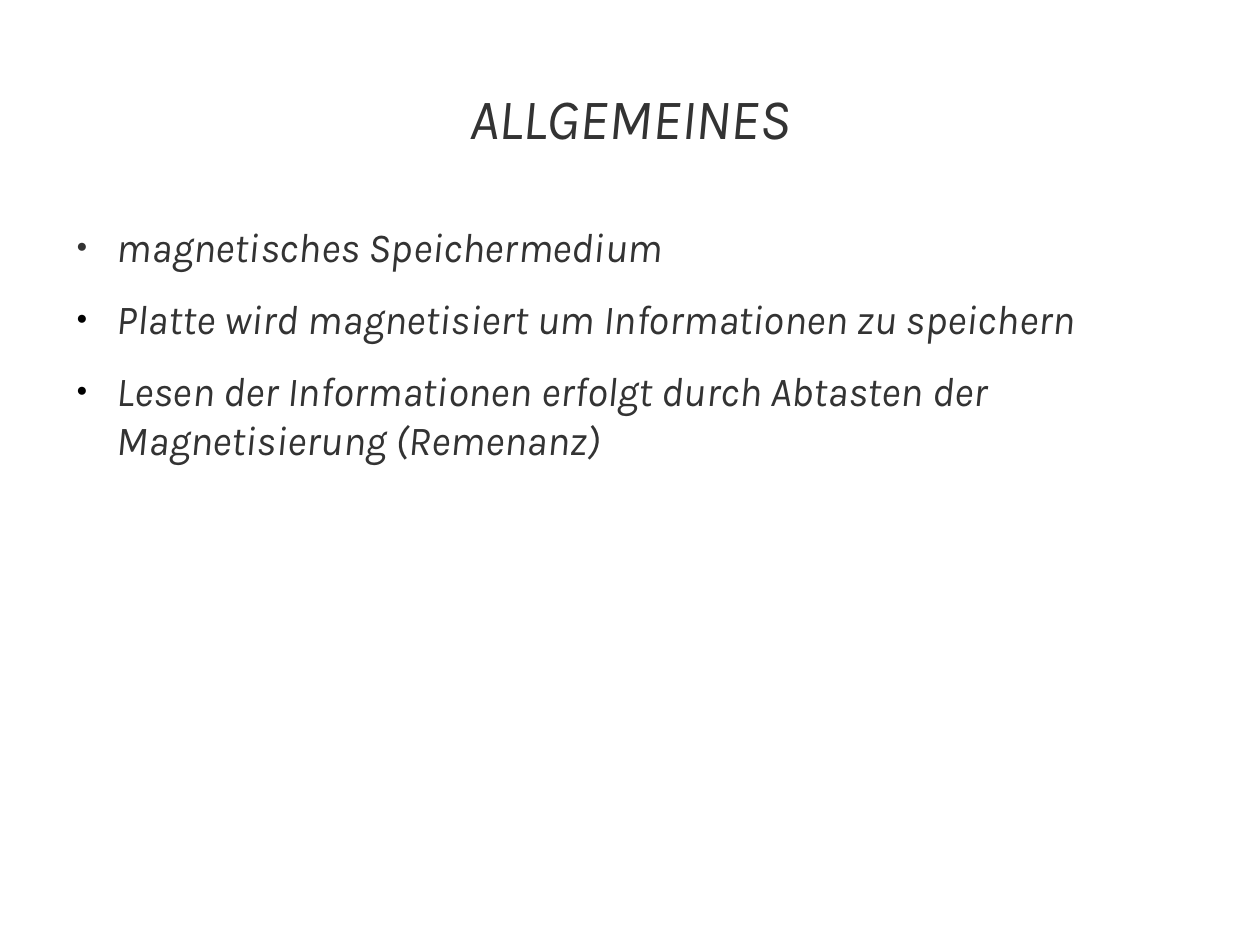
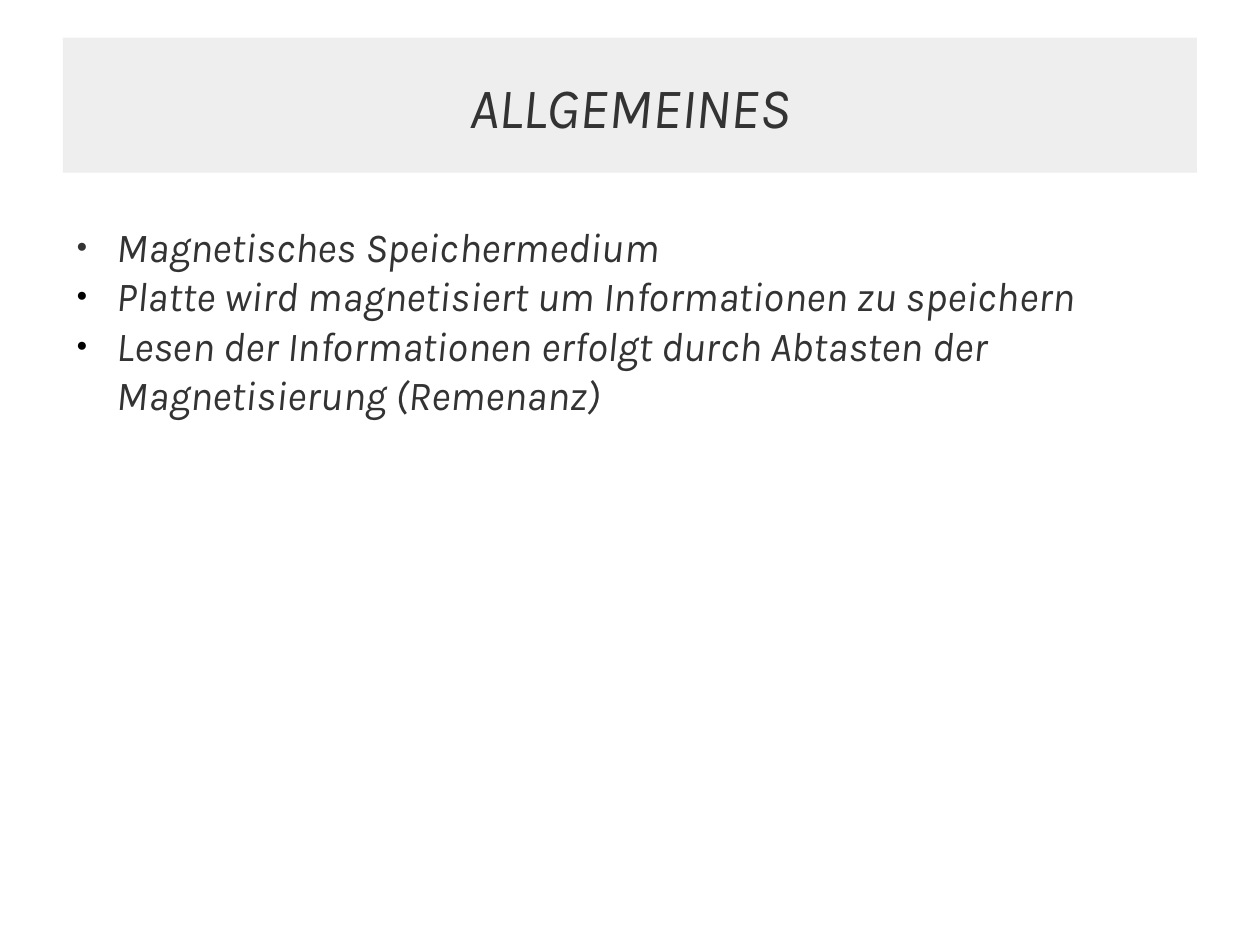
Before and after one commit to JMFootBallPlyr/Hard-drive-system-, a slide deck: slide 5 of WRK/presents/01 - types of drives/types of drives.odp (slide 3 before the commit). Drawn at 1260x945 pixels with LibreOffice and Linux fonts; fonts in the diff are those of the drawing. Boxes give left, top, right and bottom in pixels: in the first picture for what was removed or moved away, otherwise in the second. Text is boxed around its words. In the diff, an @@ line names an element or a change of style, - is before the commit and + after.

```diff
--- a/WRK/presents/01 - types of drives/types of drives.odp
+++ b/WRK/presents/01 - types of drives/types of drives.odp
@@ rectangle "ALLGEMEINES": place and size @@
-rectangle "ALLGEMEINES" at box(469, 102, 791, 140)
+rectangle "ALLGEMEINES" at box(63, 38, 1197, 173)
@@ rectangle "ALLGEMEINES" at box(63, 38, 1197, 173): fill none to #EEEEEE @@
@@ text at box(117, 233, 659, 272): text changed @@
-● magnetisches Speichermedium
+● Magnetisches Speichermedium
@@ text at box(117, 282, 1075, 420): less space between paragraphs @@
```
Also in this commit, not shown: 11 other slides changed, 14 slides added, 17 slides removed, 4 other files.
